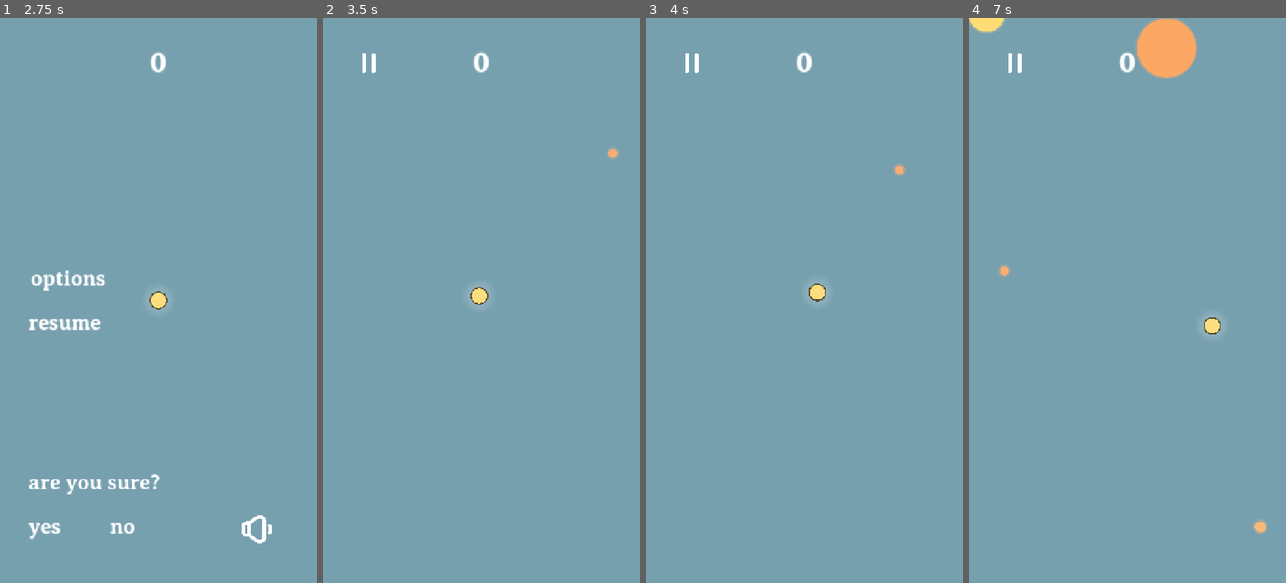
Above: before the commit, frames 1-4 (left to right).
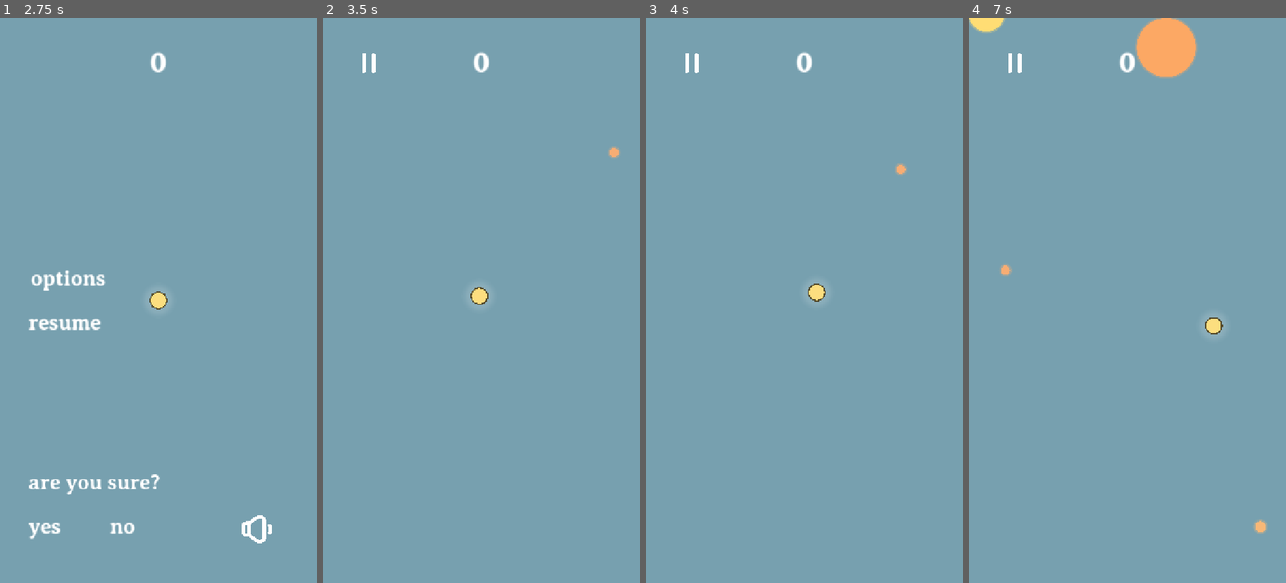
Above: after the commit, the same moments.

Repository: loudifier/mosion-game
Game: Godot game, scene res://main.tscn
The game is run twice, just before and just after one commit, with the same random seed, the same clock (stepped at 60 frames per second) and the same inputs. Sound files missing from this copy of the repository are replaced by a short silence.
Inputs (mouse positions are in pixels of both pictures, inside the frame that each line leads up to):
- Up to frame 1 (2.75 s): click "start" at 0.5 s; click (44, 63) at 1.25 s; click "start new game" at 2 s
- Up to frame 2 (3.5 s): click "resume" at 2.75 s
- Up to frame 3 (4 s): tap Enter at 3.5 s; move the mouse to (874, 272) at 3.52 s; hold Right (ui_right) from 3.53 s (still down); click (874, 272) at 3.67 s
- Up to frame 4 (7 s): release Right (ui_right) at 4.25 s; drag from (1064, 328) to (1149, 289) at 4.27 s; move the mouse to (1159, 176) at 5.02 s; hold Right (ui_right) 5.03-5.75 s; drag from (1111, 413) to (1092, 227) at 5.77 s; move the mouse to (1222, 385) at 6.52 s; hold Left (ui_left) from 6.53 s (still down)

Frame 1 is identical in both runs. In frame 2, less than 0.1% of the frame differs, in the area x 46-94%, y 22-51%; in frame 3, less than 0.1%; in frame 4, 0.2%, in the area x 1-93%, y 0-91%.

Commit message:
fixes
move physics to _physics_process for correct speed
enable physics interpolation
update web music to streaming
update exports

Diff:
--- a/Music.gd
+++ b/Music.gd
@@ -5,7 +5,7 @@
 
 var last_playback_position = 0
 
-const FADE_TIME = 2.0  # seconds for full fade in/out
+const FADE_TIME = 4.0  # seconds for full fade in/out
 
 func _process(delta):
 	if get_node("/root/Main").mute or not get_node("/root/Main").music_vol:
--- a/mob.gd
+++ b/mob.gd
@@ -54,6 +54,8 @@
 	# enable absorption
 	absorbable = true
 
+	reset_physics_interpolation()
+
 
 func _on_screen_exited():
 	#despawn mob when it goes off screen
--- a/player.gd
+++ b/player.gd
@@ -73,6 +73,7 @@
 	visible = true
 	absorbable = true
 	fade_in(2.0)
+	reset_physics_interpolation()
 
 func absorb(enemy):
 	super.absorb(enemy)
--- a/project.godot
+++ b/project.godot
@@ -22,6 +22,10 @@
 boot_splash/bg_color=Color(0.470588, 0.631373, 0.690196, 1)
 boot_splash/image="res://icon.png"
 config/icon="res://icon.png"
+
+[audio]
+
+general/default_playback_type.web=0
 
 [display]
 
@@ -74,6 +78,10 @@
 
 pointing/emulate_touch_from_mouse=true
 
+[physics]
+
+common/physics_interpolation=true
+
 [rendering]
 
 renderer/rendering_method="mobile"
Not shown, changed: back.svg.import
Not shown, changed: circle_100x100_white.svg.import
Not shown, changed: export_presets.cfg
Not shown, changed: font/AveriaSerifLibre-Bold.ttf.import
Not shown, changed: font/AveriaSerifLibre-Regular.ttf.import
Not shown, changed: icon.png.import
Not shown, changed: img/header.png.import
Not shown, changed: joystick/textures/joystick_base_clip.png.import
Not shown, changed: joystick/textures/joystick_base_outline.png.import
Not shown, changed: joystick/textures/joystick_tip.png.import
Not shown, changed: joystick/textures/joystick_tip_arrows.png.import
Not shown, changed: joystick/textures/joystick_tip_fuzzy.png.import
(and 5 more such lines)
